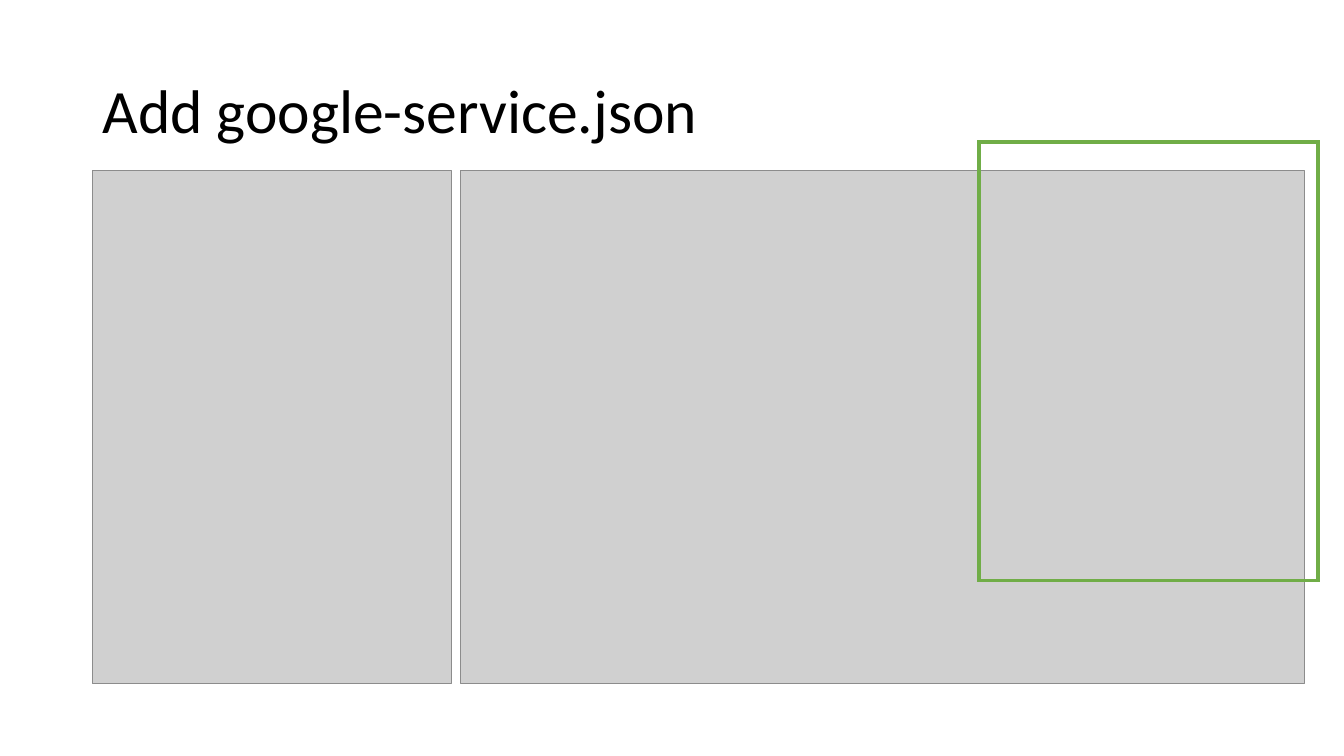
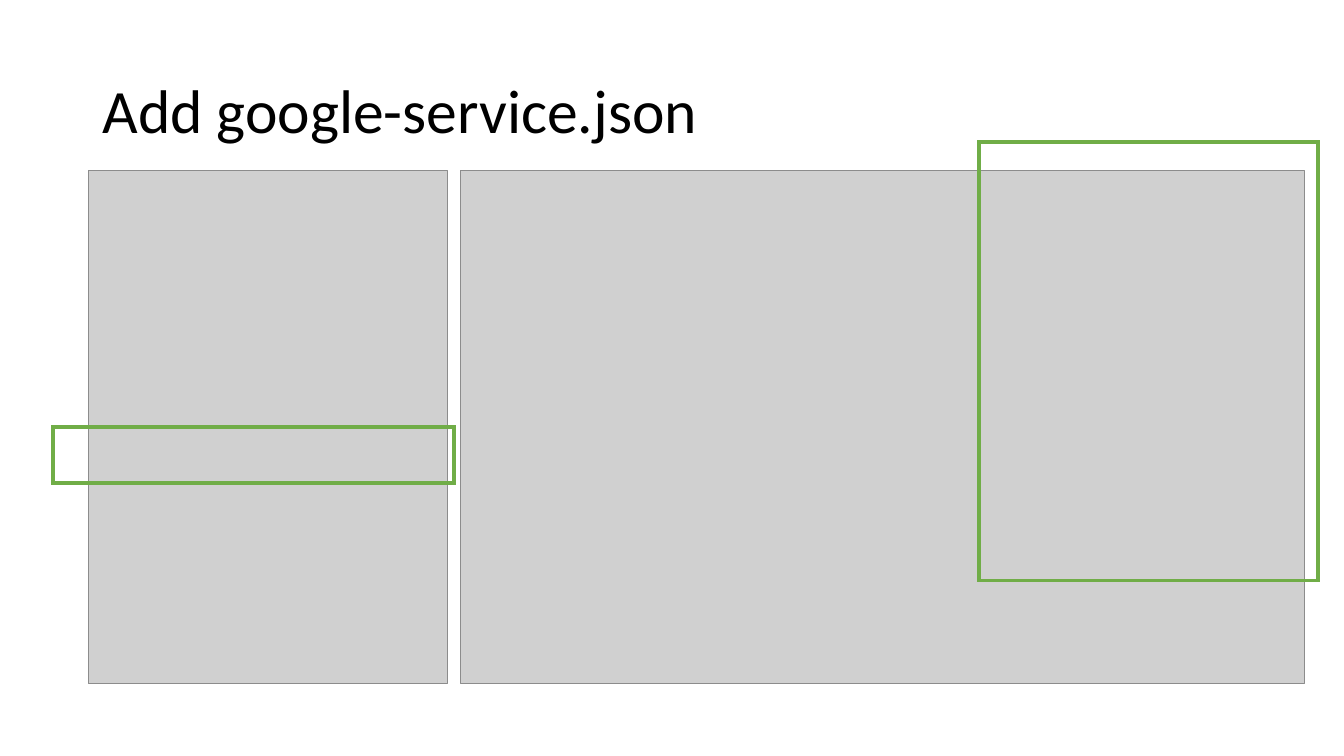
Before and after one commit to fauzisho/Android-Firebase-Module, a slide deck: slide 6 of One day Android Master.pptx. Drawn at 1344x756 pixels with LibreOffice and Linux fonts; fonts in the diff are those of the drawing; grey boxes stand for pictures. Boxes give left, top, right and bottom in pixels: in the first picture for what was removed or moved away, otherwise in the second. Text is boxed around its words. In the diff, an @@ line names an element or a change of style, - is before the commit and + after.

```diff
--- a/One day Android Master.pptx
+++ b/One day Android Master.pptx
@@ picture: place and size @@
-picture at [93,170,452,684]
+picture at [89,170,448,684]
@@ rectangle added at [52,427,454,483], outline #70AD47 2.75 pt @@
```
Also in this commit, not shown: 1 other slide changed, 3 slides added.
